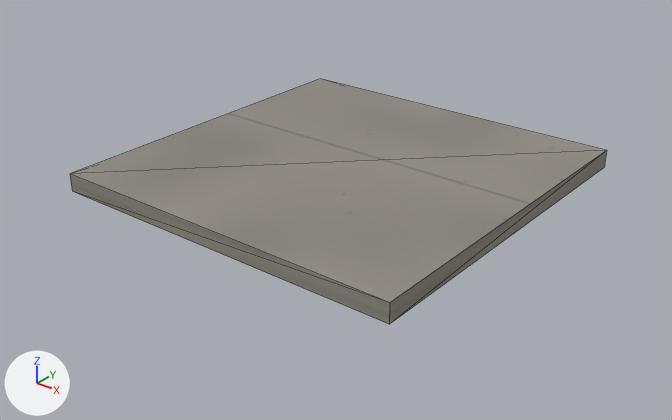
Two versions of the glTF model public/assets/models/buildings/floor.glb, one commit apart.
Both versions are drawn from a camera (50 mm lens) standing at (1.388, -1.777, 1.001) and looking at (0.009, -0.053, -0.068). The axes (+X, +Y, +Z) are drawn at lower left. The lights are the same throughout. The older version comes first. Mesh edges are drawn as thin lines. Where no turn or scale is listed for an object, it has been applied to the vertices. Vertices at exactly the same position are counted once.

In view in the first picture: 'slab'.
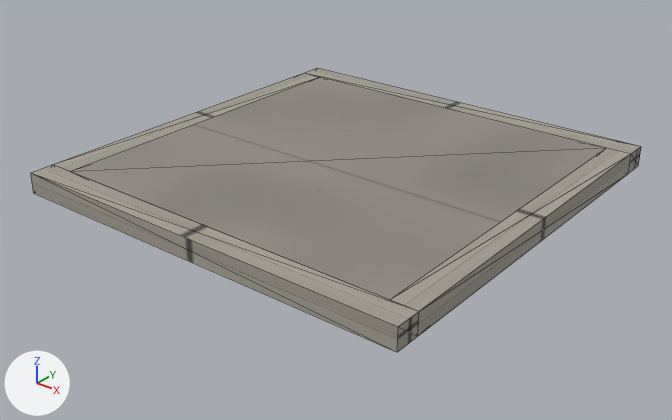
The newer file is also rescaled (x0.88) as a whole; pictures and numbers use the older file's frame.

Boxes [x1, y1, x2, y2] around the edits, measured in the pictures (672 x 420 px):
'slab', reshaped: before [70, 79, 607, 324]; after [71, 77, 606, 299]
'floor_trim_x0', added: after [31, 165, 419, 352]
'floor_trim_y1', added: after [390, 148, 631, 336]
'floor_trim_x1', added: after [305, 68, 641, 174]
'floor_trim_y0', added: after [53, 73, 320, 171]

The change in detail:
Material 'env-sidewalk' (mat_env_sidewalk) is new.
Its texture is img_env_atlas_albedo_png.
Its roughness is 0.9.
me_mesh_0 is used by ob_slab; location (0.0, 0.0, 0.025).
me_mesh_0 had 8 vertices, 12 faces and spanned x -0.5..0.5, y -0.5..0.5, z -0.025..0.025.
me_mesh_0 now has 8 vertices, 12 faces and spans x -0.5..0.5, y -0.5..0.5, z -0.025..0.032.
Part 1, on me_mesh_0:
4 vertices are removed from x -0.5..0.5, y -0.5..0.5, z 0.025.
10 faces are deleted.
4 vertices are added at (-0.5, -0.5, 0.032), (-0.5, 0.5, 0.032), (0.5, -0.5, 0.032), (0.5, 0.5, 0.032).
10 new faces join them.
Mesh me_floor_trim_y1 is new.
It is a box spanning x -0.034..0.034, y -0.5..0.5, z -0.028..0.028.
It uses material mat_env_sidewalk (picture img_env_atlas_albedo_png).
Mesh me_floor_trim_x1 is new.
It is a box spanning x -0.568..0.568, y -0.034..0.034, z -0.028..0.028.
It uses material mat_env_sidewalk (picture img_env_atlas_albedo_png).
Object 'floor_trim_y1' (ob_floor_trim_y1) is new; it shows me_floor_trim_y1.
Its location is (0.534, 0.0, 0.028).
Object 'floor_trim_x1' (ob_floor_trim_x1) is new; it shows me_floor_trim_x1.
Its location is (0.0, 0.534, 0.028).
Object 'floor_trim_y0' (ob_floor_trim_y0) is new; it shows a copy of me_floor_trim_y1.
Its location is (-0.534, 0.0, 0.028).
Object 'floor_trim_x0' (ob_floor_trim_x0) is new; it shows a copy of me_floor_trim_x1.
Its location is (0.0, -0.534, 0.028).
